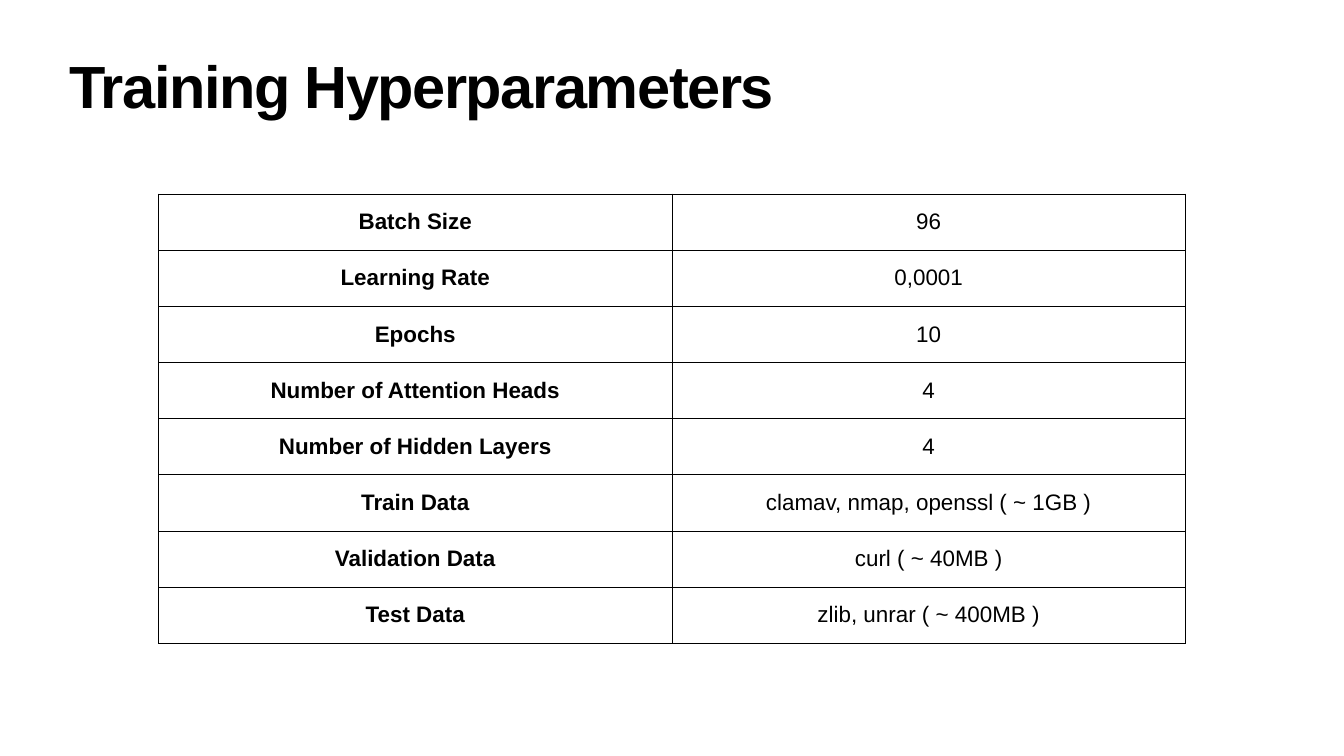
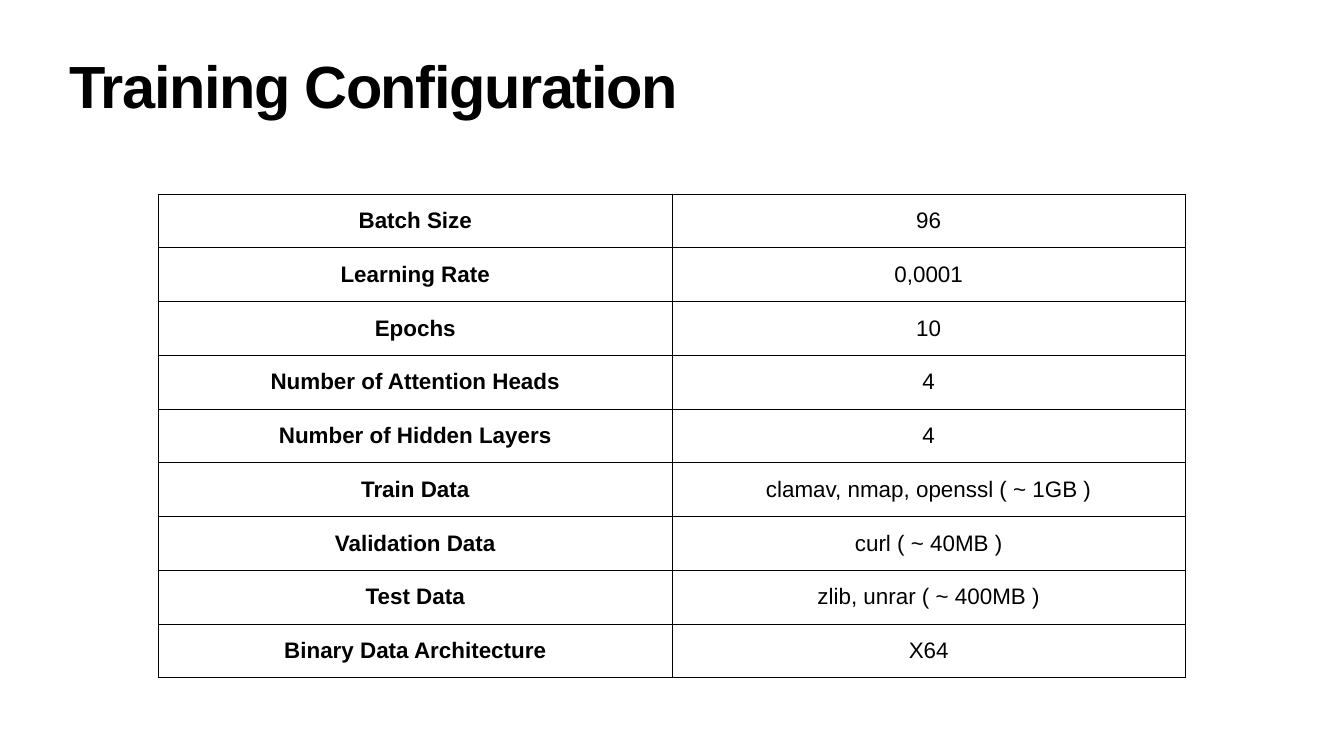
Before and after one commit to julig3ccd/BinAI, a slide deck: slide 13 of presentation/final_presentation.pptx. Drawn at 1344x756 pixels with LibreOffice and Linux fonts; fonts in the diff are those of the drawing. Boxes give left, top, right and bottom in pixels: in the first picture for what was removed or moved away, otherwise in the second. Text is boxed around its words. In the diff, an @@ line names an element or a change of style, - is before the commit and + after.

```diff
--- a/presentation/final_presentation.pptx
+++ b/presentation/final_presentation.pptx
@@ title at (69, 65, 677, 118): text changed @@
-Training Hyperparameters
+Training Configuration
@@ table at (159, 194, 1186, 678) @@
+row 9: Binary Data Architecture | X64
```
Also in this commit, not shown: 1 other slide changed, 1 other file.
